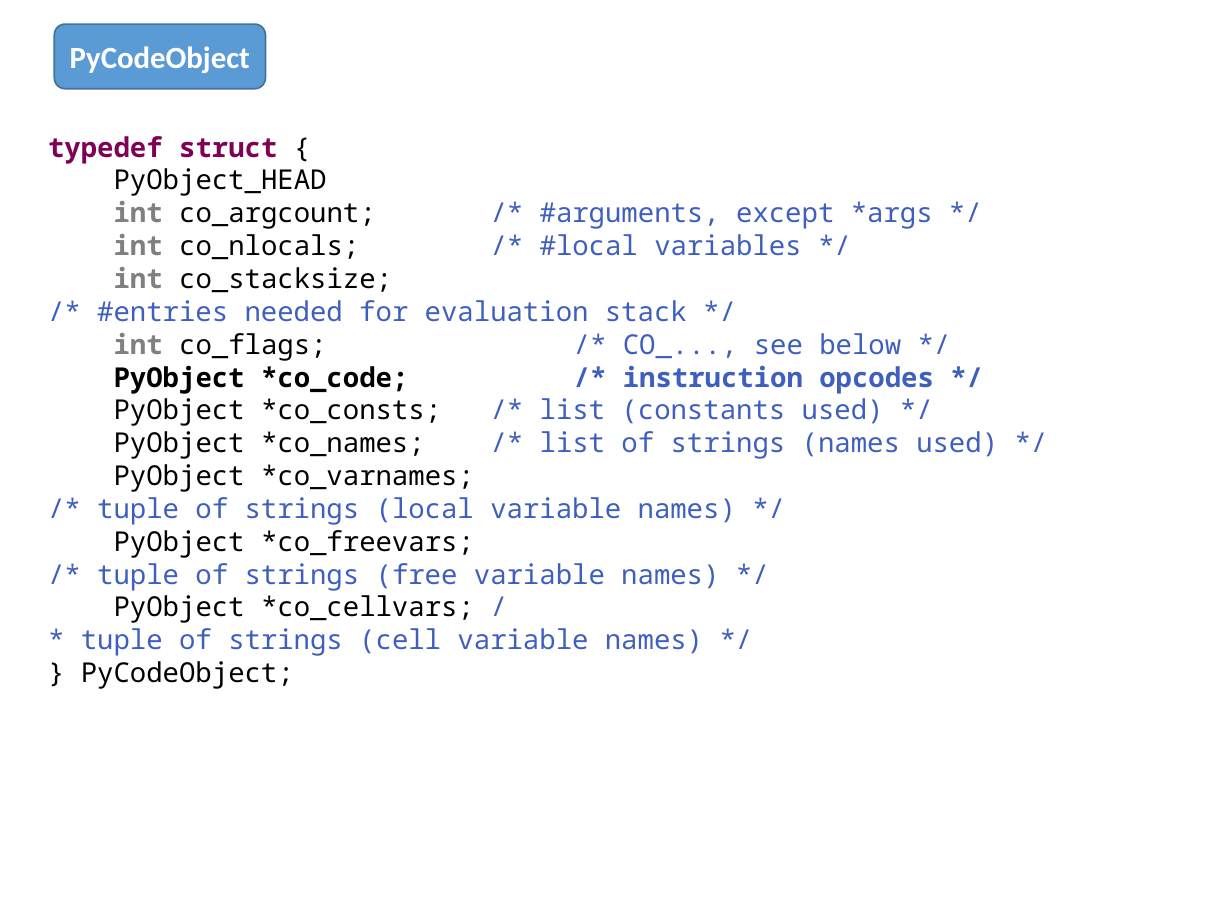
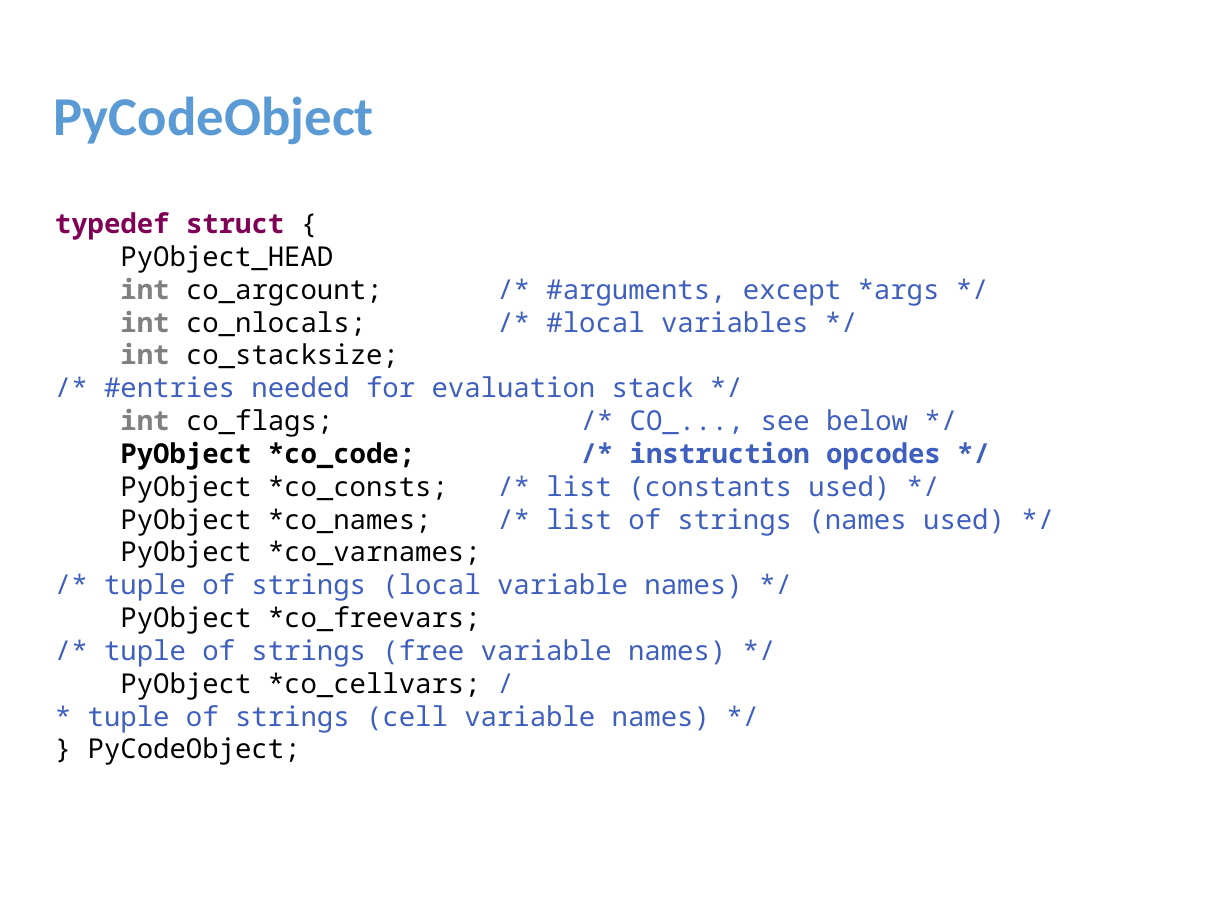
Before and after one commit to menfeng/studynote, a slide deck: slide 12 of python/source code/import/import.pptx (slide 14 before the commit). Drawn at 1232x924 pixels with LibreOffice and Linux fonts; fonts in the diff are those of the drawing. Boxes give left, top, right and bottom in pixels: in the first picture for what was removed or moved away, otherwise in the second. Text is boxed around its words. In the diff, an @@ line names an element or a change of style, - is before the commit and + after.

```diff
--- a/python/source code/import/import.pptx
+++ b/python/source code/import/import.pptx
@@ text "PyCodeObject": place and size @@
-text "PyCodeObject" at bbox=[54, 25, 265, 89]
+text "PyCodeObject" at bbox=[53, 96, 374, 144]
@@ text "PyCodeObject" at bbox=[53, 96, 374, 144]: size 18 to 32 pt, text colour #FFFFFF to #5B9BD5; vertical alignment middle to top; fill #5B9BD5 to none; outline #43739E 1 pt to none @@
@@ text "typedef struct {": place and size @@
-text "typedef struct {" at bbox=[48, 136, 998, 689]
+text "typedef struct {" at bbox=[55, 212, 1005, 765]
```
Also in this commit, not shown: 12 other slides changed, 2 slides added, 2 slides removed.
